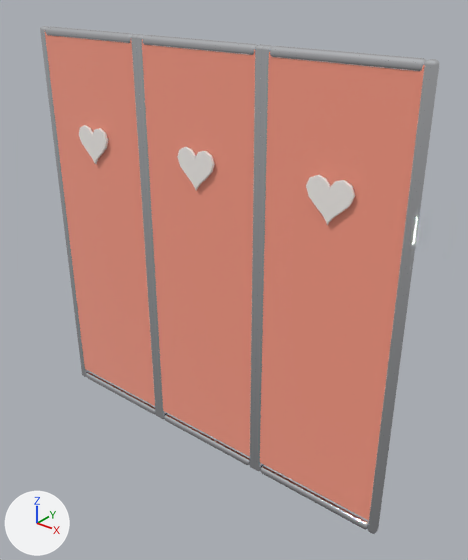
The glTF model public/assets/interiors/estudio/screen_changing_folding.glb, before and after one commit.
Camera for both pictures: a 50 mm camera at (1.6, -1.79, 2.04) aimed at (0.1, 0.07, 0.89). The lights are fixed; the arrows at lower left show +X, +Y and +Z. The picture after the commit comes second. Vertices at exactly the same position are counted once.

The scene before the commit, as lines of its bpy script (objects in view):
```python
me_screen_changing_folding = bpy.data.meshes.new('screen_changing_folding')
me_screen_changing_folding.from_pydata(...)  # 1896 vertices, 3720 faces; spans x -0.3..1.45, y -0.03..0.02, z 0.05..1.81
# faces by material slot: [564, 1776, 1380]
me_screen_changing_folding.materials.append(mat_fabric_008)  # pink #ff9d86
me_screen_changing_folding.materials.append(mat_trim_008)  # white #f5f7fb
me_screen_changing_folding.materials.append(mat_white_008)  # white #fffaf6
ob_screen_changing_folding = bpy.data.objects.new('screen_changing_folding', me_screen_changing_folding)
ob_screen_changing_folding.location = (-0.58, 0.0, 0.0)
```
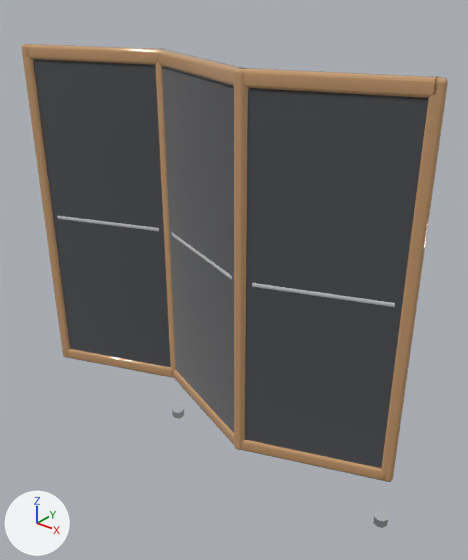
The change, as a diff of the scene's bpy script:
```diff
--- a/public/assets/interiors/estudio/screen_changing_folding.glb.py
+++ b/public/assets/interiors/estudio/screen_changing_folding.glb.py
@@ me_screen_changing_folding @@
-me_screen_changing_folding.from_pydata(...)  # 1896 vertices, 3720 faces; spans x -0.3..1.45, y -0.03..0.02, z 0.05..1.81
-me_screen_changing_folding.materials.append(mat_fabric_008)  # pink #ff9d86
+me_screen_changing_folding.from_pydata(...)  # 948 vertices, 1816 faces; spans x -0.87..0.87, y -0.13..0.14, z 0.0..1.75
+# me_screen_changing_folding part 1: the loose piece of 56 vertices spanning x -0.26..0.26, y -0.02..0.02, z 0.05..0.09 is turned 20.6 degrees about the z axis through its middle and scaled by 1.19, then moved by (-0.56, 0.0, 0.19), in mat_accent2_001 (orange #c79a6b)
+# me_screen_changing_folding part 2: the loose piece of 56 vertices spanning x -0.26..0.26, y -0.02..0.02, z 1.77..1.81 is turned 20.6 degrees about the z axis through its middle and scaled by 1.19, then moved by (-0.56, 0.0, -0.07), in mat_accent2_001 (orange #c79a6b)
+# me_screen_changing_folding part 3: the loose piece of 56 vertices spanning x 0.32..0.84, y -0.02..0.02, z 0.05..0.09 is turned -20.6 degrees about the z axis through its middle and scaled by 1.19, then moved by (-0.58, 0.0, 0.19), in mat_accent2_001 (orange #c79a6b)
+# me_screen_changing_folding part 4: the loose piece of 56 vertices spanning x 0.32..0.84, y -0.02..0.02, z 1.77..1.81 is turned -20.6 degrees about the z axis through its middle and scaled by 1.19, then moved by (-0.58, 0.0, -0.07), in mat_accent2_001 (orange #c79a6b)
+# me_screen_changing_folding part 5: the loose piece of 56 vertices spanning x 0.9..1.42, y -0.02..0.02, z 0.05..0.09 is turned 20.6 degrees about the z axis through its middle and scaled by 1.19, then moved by (-0.6, 0.0, 0.19), in mat_accent2_001 (orange #c79a6b)
+# me_screen_changing_folding part 6: the loose piece of 56 vertices spanning x 0.9..1.42, y -0.02..0.02, z 1.77..1.81 is turned 20.6 degrees about the z axis through its middle and scaled by 1.19, then moved by (-0.6, 0.0, -0.07), in mat_accent2_001 (orange #c79a6b)
+# me_screen_changing_folding part 7: a new loose piece, an 8-sided cylinder along z spanning x -0.311..-0.251, y 0.076..0.136, z 0.0..0.035, in mat_trim_008 (white #f5f7fb)
+# me_screen_changing_folding part 8: a new loose piece, an 8-sided cylinder along z spanning x 0.812..0.872, y 0.076..0.136, z 0.0..0.035, in mat_trim_008 (white #f5f7fb)
+# me_screen_changing_folding part 9: the loose piece of 96 vertices spanning x -0.28..0.28, y -0.01..0.01, z 0.1..1.8 is rebuilt with 56 vertices and now spans x -0.28..0.28, y -0.11..0.11, z 0.27..1.69, in mat_fabric_001 (dark grey #4a4c50)
+# me_screen_changing_folding part 10: the loose piece of 96 vertices spanning x 0.3..0.86, y -0.01..0.01, z 0.1..1.8 is rebuilt with 56 vertices and now spans x 0.28..0.84, y -0.11..0.11, z 0.27..1.69, in mat_fabric_001 (dark grey #4a4c50)
+# me_screen_changing_folding part 11: the loose piece of 232 vertices spanning x 0.49..0.67, y -0.03..-0.02, z 1.27..1.43 is deleted
+# me_screen_changing_folding part 12: the loose piece of 232 vertices spanning x -0.09..0.09, y -0.03..-0.02, z 1.27..1.43 is deleted
+# me_screen_changing_folding part 13: the loose piece of 232 vertices spanning x 1.07..1.25, y -0.03..-0.02, z 1.27..1.43 is deleted
+# me_screen_changing_folding part 14: the loose piece of 96 vertices spanning x 0.88..1.43, y -0.01..0.01, z 0.1..1.8 is deleted
+# me_screen_changing_folding part 15: the loose piece of 96 vertices spanning x 1.42..1.45, y -0.02..0.02, z 0.05..1.81 is deleted
+# me_screen_changing_folding part 16: 480 vertices removed from x -0.3..0.9, y -0.02..0.02, z 0.05..1.81; 392 vertices added at x -0.87..0.87, y -0.13..0.13, z 0.23..1.75
+# me_screen_changing_folding part 17: 72 vertices added at x -0.81..0.81, y -0.1..0.1, z 0.99..1.01
 me_screen_changing_folding.materials.append(mat_trim_008)
-me_screen_changing_folding.materials.append(mat_white_008)  # white #fffaf6
+me_screen_changing_folding.materials.append(mat_fabric_001)  # dark grey #4a4c50
+me_screen_changing_folding.materials.append(mat_accent2_001)  # orange #c79a6b
+me_screen_changing_folding.materials.append(mat_soft_001)  # light grey #c9cbcd
@@ ob_screen_changing_folding @@
 ob_screen_changing_folding = bpy.data.objects.new('screen_changing_folding', me_screen_changing_folding)
-ob_screen_changing_folding.location = (-0.58, 0.0, 0.0)
+ob_screen_changing_folding.location = (0.0, 0.0, 0.0)
```

What differs and where, as boxes (x1, y1, x2, y2) in the pictures (468 x 560 px; the box of a moved part takes in the faces that stretch with it):
'screen_changing_folding', reshaped, moved (7% wider)
    before: (40, 26, 439, 534)
    after: (21, 44, 448, 528)
part 1 of me_screen_changing_folding, moved or reshaped
    before: (86, 371, 156, 414)
    after: (66, 349, 173, 378)
part 2 of me_screen_changing_folding, moved or reshaped
    before: (45, 27, 134, 43)
    after: (26, 44, 159, 65)
part 3 of me_screen_changing_folding, moved or reshaped
    before: (164, 413, 250, 465)
    after: (173, 370, 234, 445)
part 4 of me_screen_changing_folding, moved or reshaped
    before: (142, 35, 257, 55)
    after: (157, 49, 243, 86)
part 5 of me_screen_changing_folding, moved or reshaped
    before: (260, 465, 368, 530)
    after: (242, 440, 385, 481)
part 6 of me_screen_changing_folding, moved or reshaped
    before: (270, 46, 427, 71)
    after: (244, 68, 438, 98)
part 7 of me_screen_changing_folding, added
    after: (172, 406, 184, 419)
part 8 of me_screen_changing_folding, added
    after: (373, 510, 388, 528)
part 9 of me_screen_changing_folding, rebuilt
    before: (45, 33, 155, 406)
    after: (162, 67, 234, 433)
part 10 of me_screen_changing_folding, rebuilt (61% wider, 9% shorter)
    before: (142, 42, 255, 457)
    after: (245, 89, 428, 468)
part 11 of me_screen_changing_folding, deleted
    before: (177, 147, 215, 190)
part 12 of me_screen_changing_folding, deleted
    before: (79, 125, 108, 164)
part 13 of me_screen_changing_folding, deleted
    before: (306, 175, 355, 225)
part 14 of me_screen_changing_folding, deleted (pink)
    before: (260, 51, 424, 521)
part 15 of me_screen_changing_folding, deleted
    before: (368, 59, 439, 534)
part 16 of me_screen_changing_folding, moved or reshaped
    before: (40, 26, 273, 471)
    after: (21, 44, 448, 482)
part 17 of me_screen_changing_folding, added
    after: (57, 216, 395, 307)
